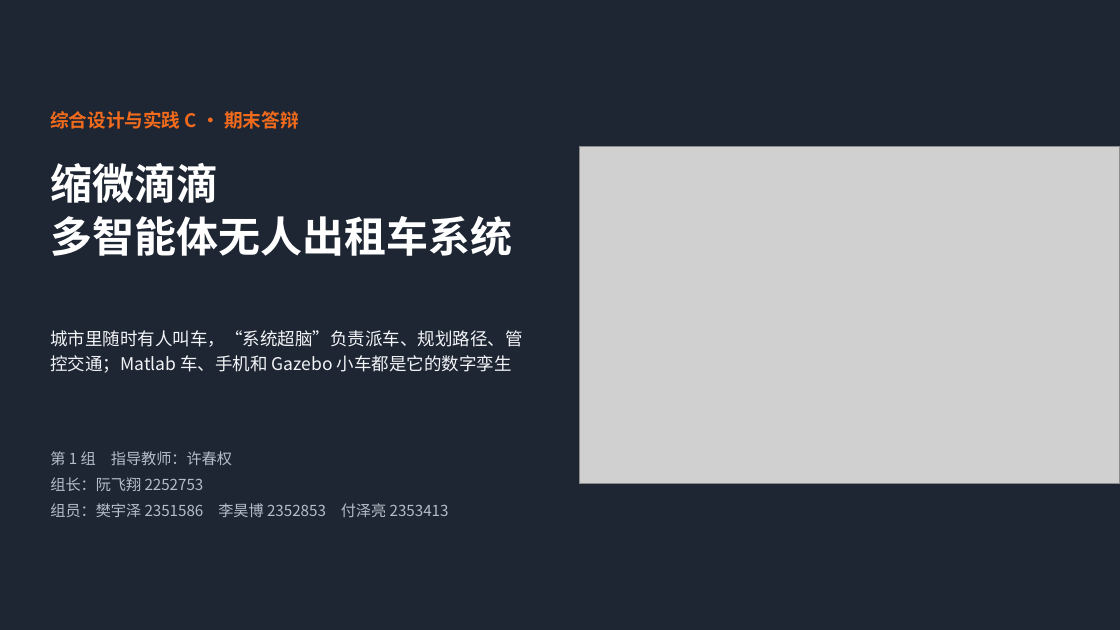
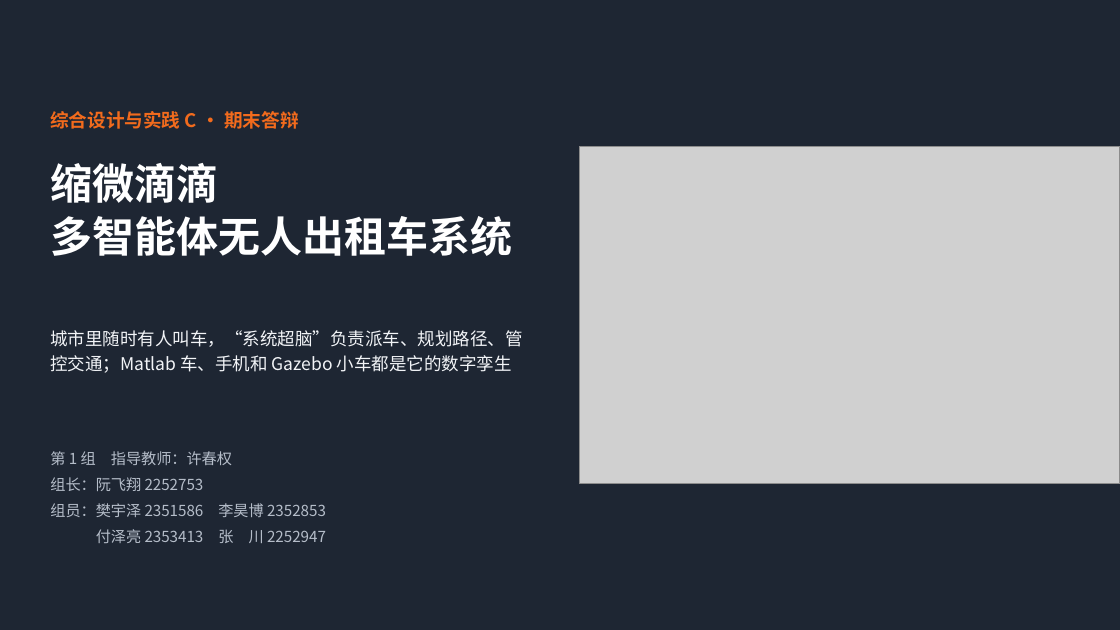
Before and after one commit to fuzeliang1/ZongC, a slide deck: slide 1 of deliverables/MiniDiDi_slides.pptx. Drawn at 1120x630 pixels with LibreOffice and Linux fonts; fonts in the diff are those of the drawing; grey boxes stand for pictures. Boxes give left, top, right and bottom in pixels: in the first picture for what was removed or moved away, otherwise in the second. Text is boxed around its words. In the diff, an @@ line names an element or a change of style, - is before the commit and + after.

```diff
--- a/deliverables/MiniDiDi_slides.pptx
+++ b/deliverables/MiniDiDi_slides.pptx
@@ text at bbox=[50, 503, 326, 543]: text changed @@
-组员：樊宇泽 2351586 李昊博 2352853 付泽亮 2353413
+组员：樊宇泽 2351586 李昊博 2352853
+付泽亮 2353413 张 川 2252947
```
Also in this commit, not shown: 5 other files.
